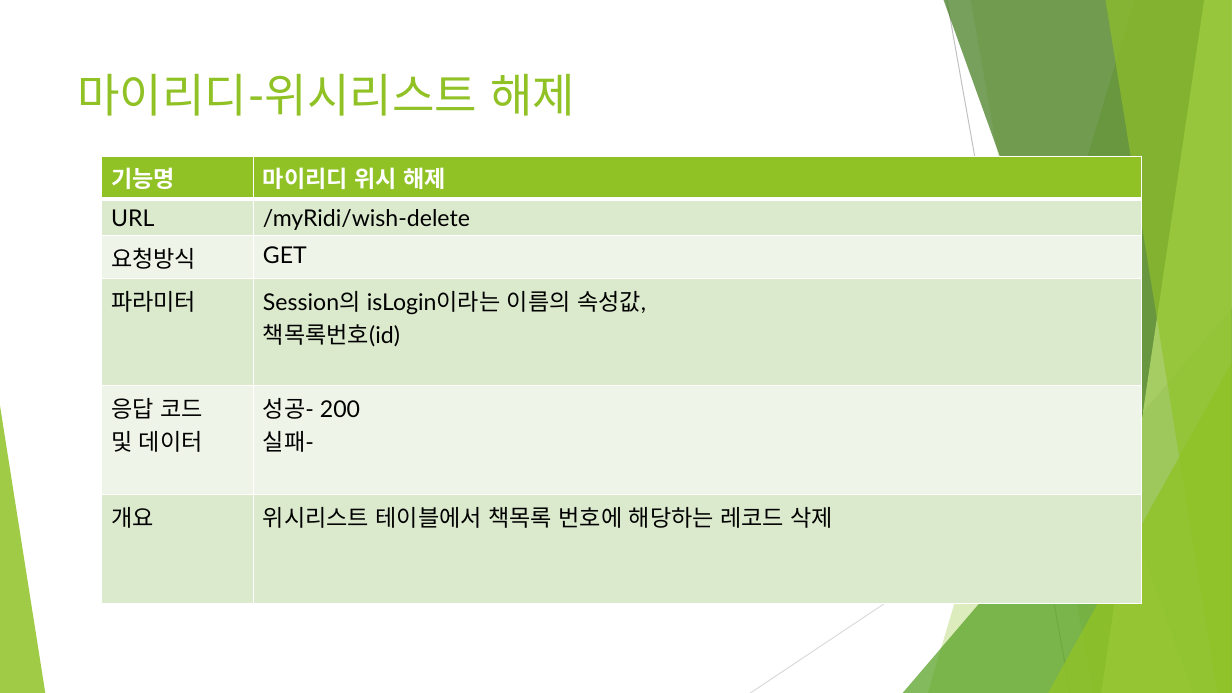
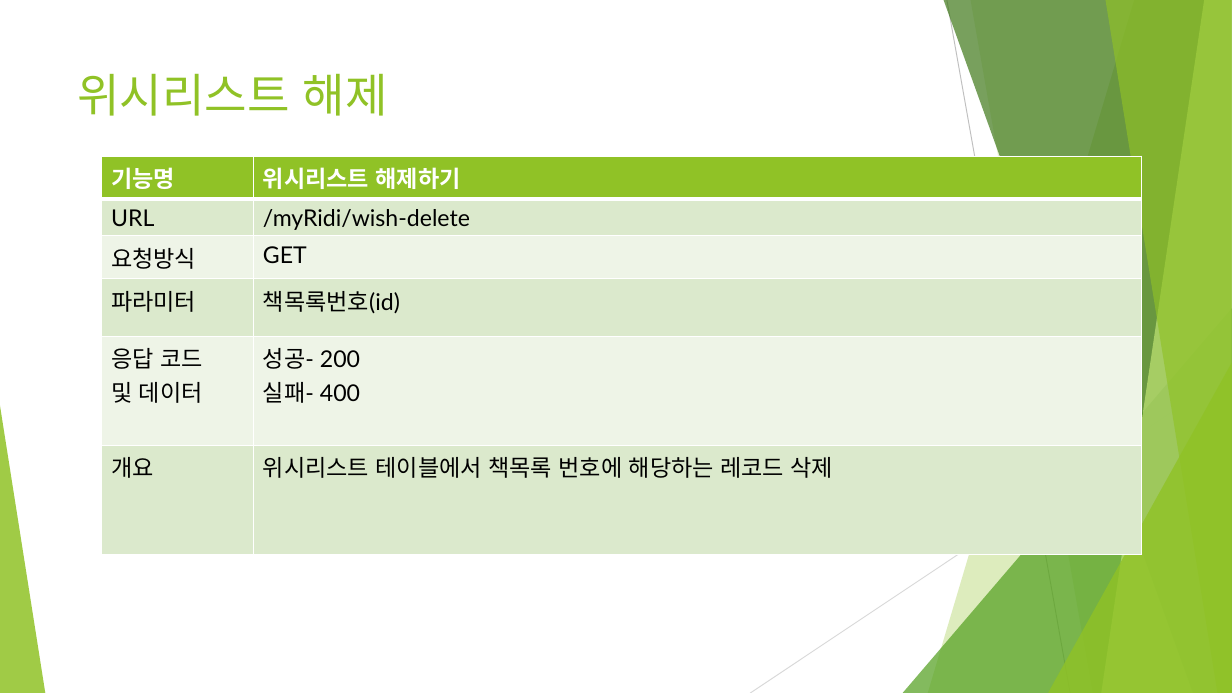
Before and after one commit to ridibooks-web/ridibooks, a slide deck: slide 19 of 리디북스 인터페이스.pptx (slide 18 before the commit). Drawn at 1232x693 pixels with LibreOffice and Linux fonts; fonts in the diff are those of the drawing. Boxes give left, top, right and bottom in pixels: in the first picture for what was removed or moved away, otherwise in the second. Text is boxed around its words. In the diff, an @@ line names an element or a change of style, - is before the commit and + after.

```diff
--- a/리디북스 인터페이스.pptx
+++ b/리디북스 인터페이스.pptx
@@ text at (x1=77, y1=73, x2=388, y2=116): text changed @@
-마이리디-위시리스트 해제
+위시리스트 해제
@@ table at (x1=102, y1=156, x2=1141, y2=543) @@
-row 1, column 2: 마이리디 위시 해제
+row 1, column 2: 위시리스트 해제하기
-row 4, column 2: Session의 isLogin이라는 이름의 속성값, / 책목록번호(id)
+row 4, column 2: 책목록번호(id)
-row 5, column 2: 성공- 200 / 실패-
+row 5, column 2: 성공- 200 / 실패- 400
```
Also in this commit, not shown: 13 other slides changed, 4 slides added, 7 slides removed, 1 other file.
